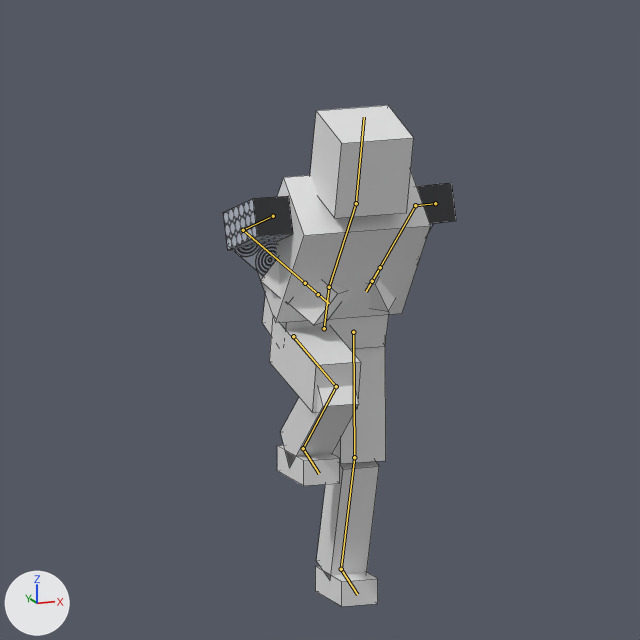
The Blender file Art/Fighter/Fighter.blend, before and after one commit.
Both versions are drawn from the file's camera 'PreviewCam'. The axes (+X, +Y, +Z) are drawn at lower left. The lights are the same throughout. The older version comes first. Both versions are drawn at frame 12 of the action 'Run'; the numbers are the values there. The bones that bend it are drawn over the model as lines. Mesh edges are drawn as thin lines.

Names of what the first picture shows: 'FighterBody'.
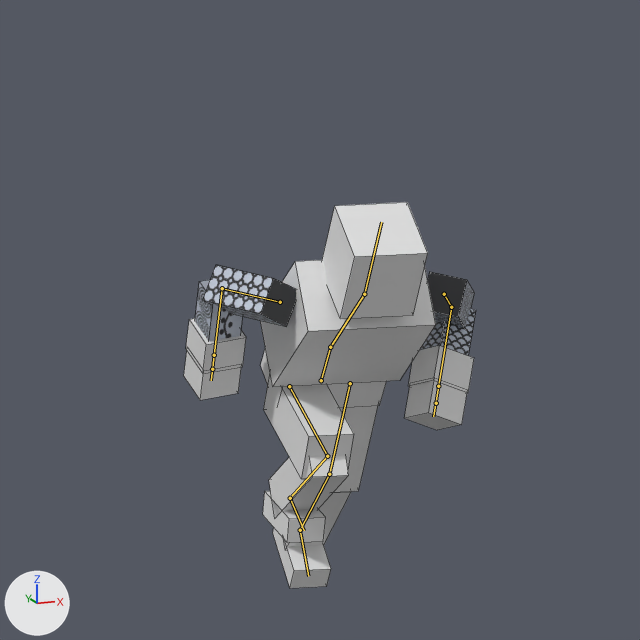
Boxes (x1, y1, x2, y2) around the edits, measured in the pictures (640 x 640 px):
'FighterBody', posed (25% wider, 23% shorter): before (223, 105, 456, 607); after (184, 202, 476, 588)
bone 'hips', root to tip: before (324, 328) to (329, 287); after (321, 380) to (330, 347)
bone 'upper_arm.L', root to tip: before (435, 203) to (415, 205); after (444, 294) to (451, 307)
bone 'forearm.L', root to tip: before (415, 205) to (380, 267); after (451, 307) to (438, 386)
bone 'upper_arm.R', root to tip: before (273, 216) to (243, 230); after (280, 302) to (222, 288)
bone 'forearm.R', root to tip: before (243, 230) to (305, 283); after (222, 288) to (214, 355)
bone 'thigh.L', root to tip: before (353, 332) to (354, 457); after (350, 383) to (329, 474)
bone 'thigh.R', root to tip: before (293, 336) to (336, 386); after (289, 386) to (327, 456)

What the commit changed:
Bone 'hips' (bone_hips) moves from (0.0, -0.02, 0.04) to (-0.022, -0.178, 0.074).
Bone 'hips' (bone_hips) turns from (18, 0, 0) to (34, -2, -1) degrees about its own x, y and z.
Bone 'upper_arm.L' (bone_upper_arm_l) turns from (39, 2, -7) to (14, 24, -17) degrees about its own x, y and z.
Bone 'forearm.L' (bone_forearm_l) turns from (-72, 43, 58) to (-99, 2, 40) degrees about its own x, y and z.
Bone 'upper_arm.R' (bone_upper_arm_r) turns from (32, 0, 1) to (33, 10, 32) degrees about its own x, y and z.
Bone 'forearm.R' (bone_forearm_r) turns from (-76, -40, -50) to (-54, 29, -90) degrees about its own x, y and z.
Bone 'thigh.L' (bone_thigh_l) turns from (-19, 0, 0) to (-1, 1, -2) degrees about its own x, y and z.
Bone 'thigh.R' (bone_thigh_r) turns from (-96, 0, 0) to (-102, 0, 1) degrees about its own x, y and z.
